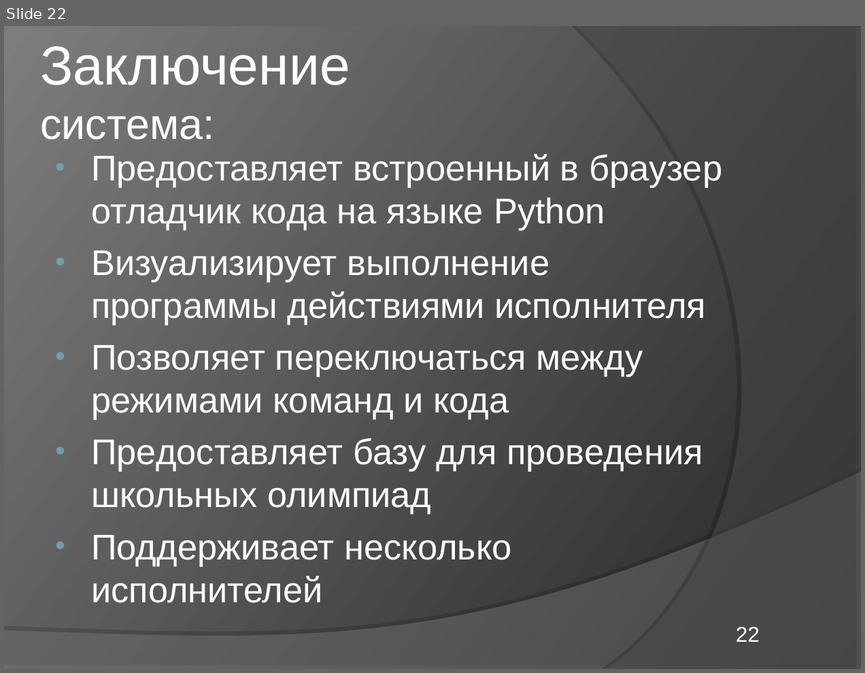
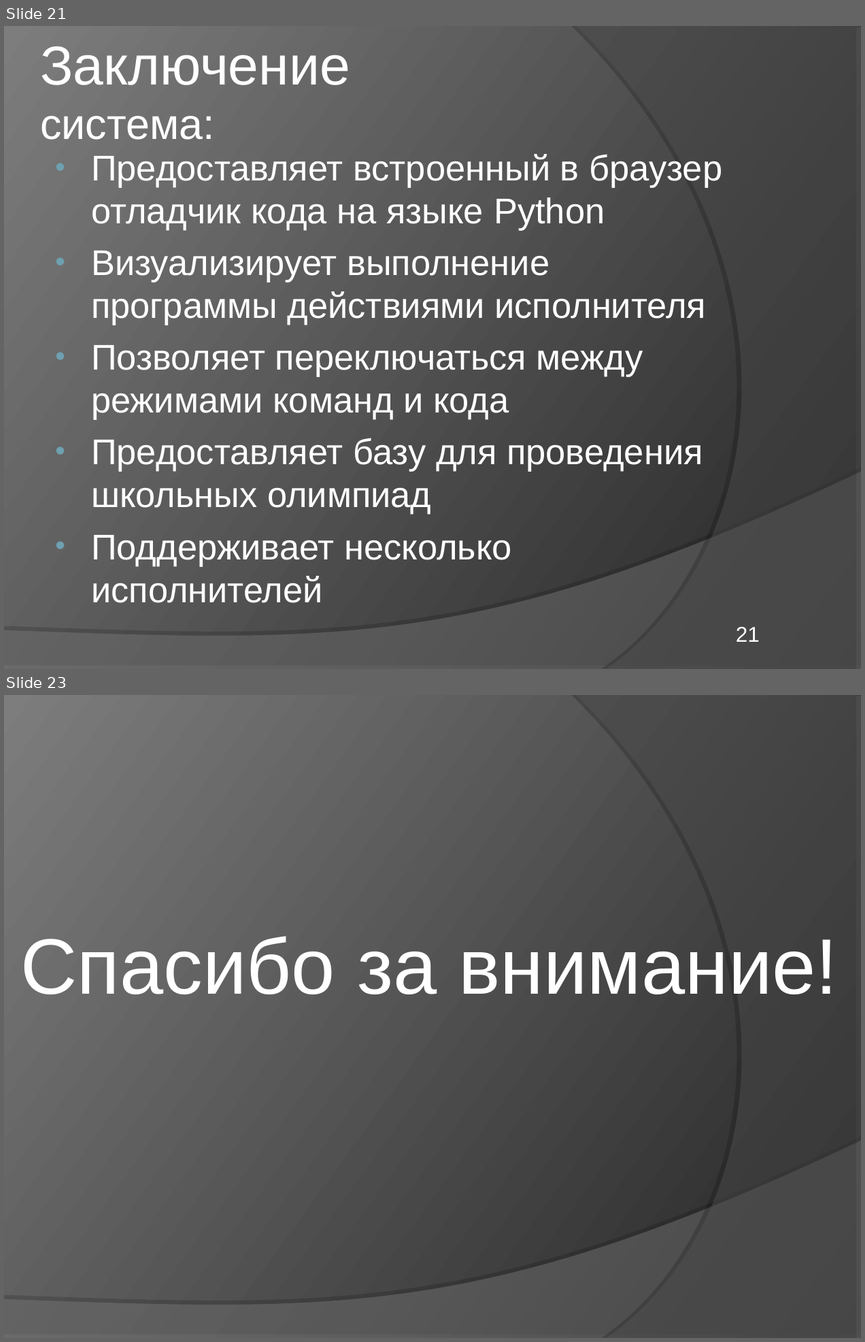
Before and after one commit to elvslv/DiplomaReport, a slide deck: C8503A_Vasilyeva_presentation.ppt. Shown one above the other, each under a label of ours: slide 22 before the commit, slides 21 and 23 after it; the slides between them are not shown. The pictures are 865x673 and 865x1342 pixels, drawn with LibreOffice and Linux fonts; fonts in the diff are those of the drawing. Boxes give left, top, right and bottom in pixels: in the first picture for what was removed or moved away, otherwise in the second. Text is boxed around its words. In the diff, an @@ line names an element or a change of style, - is before the commit and + after.

```diff
--- a/C8503A_Vasilyeva_presentation.ppt
+++ b/C8503A_Vasilyeva_presentation.ppt
@@ slide 23 added at (x1=4, y1=695, x2=861, y2=1338), background gradient #242424 to #7D7D7D; not listed: 2 template elements that a slide beside it also shows @@
@@ text added at (x1=21, y1=936, x2=837, y2=994), 66 pt, text #FFFFFF @@
+Спасибо за внимание!
@@ what was slide 22 is now slide 21 @@
@@ page number at (x1=736, y1=626, x2=759, y2=641): text changed @@
-22
+21
```
Also in this commit, not shown: 1 slide changed, 1 slide removed, 2 other files.
